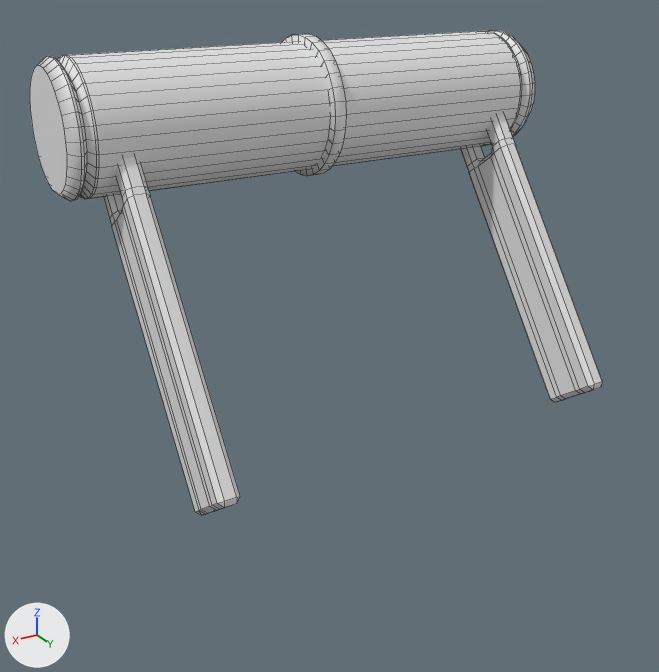
Two versions of the OBJ model assets/cockpit/wunderbaum/ceiling_lever_handle.obj, one commit apart.
One viewpoint serves both versions: a 50 mm lens placed at (9.1, 10.68, 10.32), pointed at (0.52, -3.63, 3.16). Every picture has the same lights, and +X, +Y and +Z are marked at lower left. Mesh edges are drawn as thin lines. Where no turn or scale is listed for an object, it has been applied to the vertices.

Names of what the first picture shows: 'ceiling_lever_handle'.
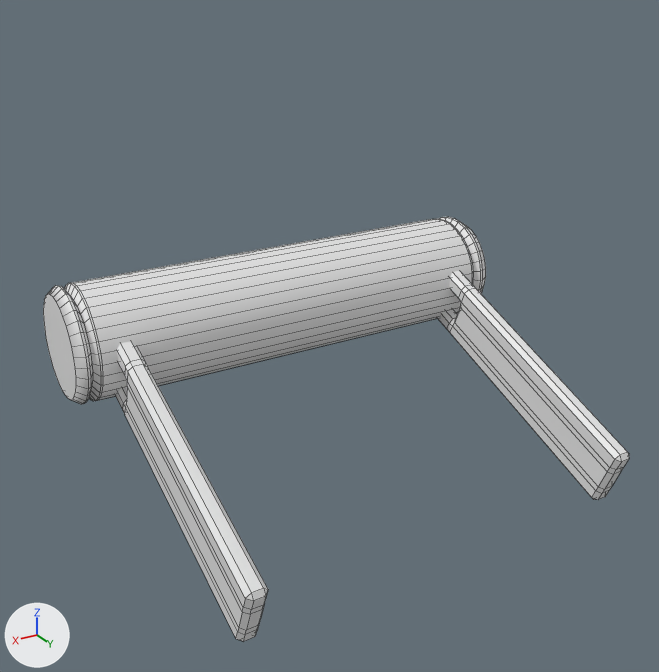
The edits, one by one:
me_ceiling_lever_handle is used by ob_ceiling_lever_handle; location (0.0, 0.0, 0.0).
me_ceiling_lever_handle had 688 vertices, 632 faces and spanned x -5.09..5.09, y -6.81..-0.74, z 1.32..8.71.
me_ceiling_lever_handle now has 561 vertices, 565 faces and spans x -5.09..5.09, y -7.85..0.18, z -0.34..4.06.
me_ceiling_lever_handle part 1: the loose piece of 88 vertices spanning x -4.27..-3.87, y -5.92..-0.74, z 1.32..7.69 is turned 32.3 degrees about the x axis through its middle, then moved by (0.0, 0.02, -2.95).
me_ceiling_lever_handle part 2: the loose piece of 88 vertices spanning x 3.88..4.28, y -5.92..-0.74, z 1.32..7.69 is turned 32.3 degrees about the x axis through its middle, then moved by (0.0, 0.02, -2.95).
me_ceiling_lever_handle part 3: a new loose piece of 385 vertices spanning x -5.09..5.09, y -7.85..-5.38, z 1.6..4.06.
me_ceiling_lever_handle part 4: the loose piece of 384 vertices spanning x -5.09..5.09, y -6.68..-4.21, z 6.12..8.58 is deleted.
me_ceiling_lever_handle part 5: the loose piece of 128 vertices spanning x -0.12..0.12, y -6.81..-4.08, z 5.99..8.71 is deleted.

Changed parts and their boxes [x1, y1, x2, y2] in the pictures (659 x 672 px; the box of a moved part takes in the faces that stretch with it):
'ceiling_lever_handle', reshaped (13% shorter)
    before: [30, 30, 603, 515]
    after: [43, 217, 629, 641]
part 1 of me_ceiling_lever_handle, moved or reshaped
    before: [461, 115, 603, 402]
    after: [437, 271, 629, 500]
part 2 of me_ceiling_lever_handle, moved or reshaped
    before: [104, 157, 240, 515]
    after: [115, 341, 268, 641]
part 3 of me_ceiling_lever_handle, added
    after: [43, 217, 486, 404]
part 4 of me_ceiling_lever_handle, deleted
    before: [30, 30, 535, 201]
part 5 of me_ceiling_lever_handle, deleted
    before: [281, 34, 346, 176]
